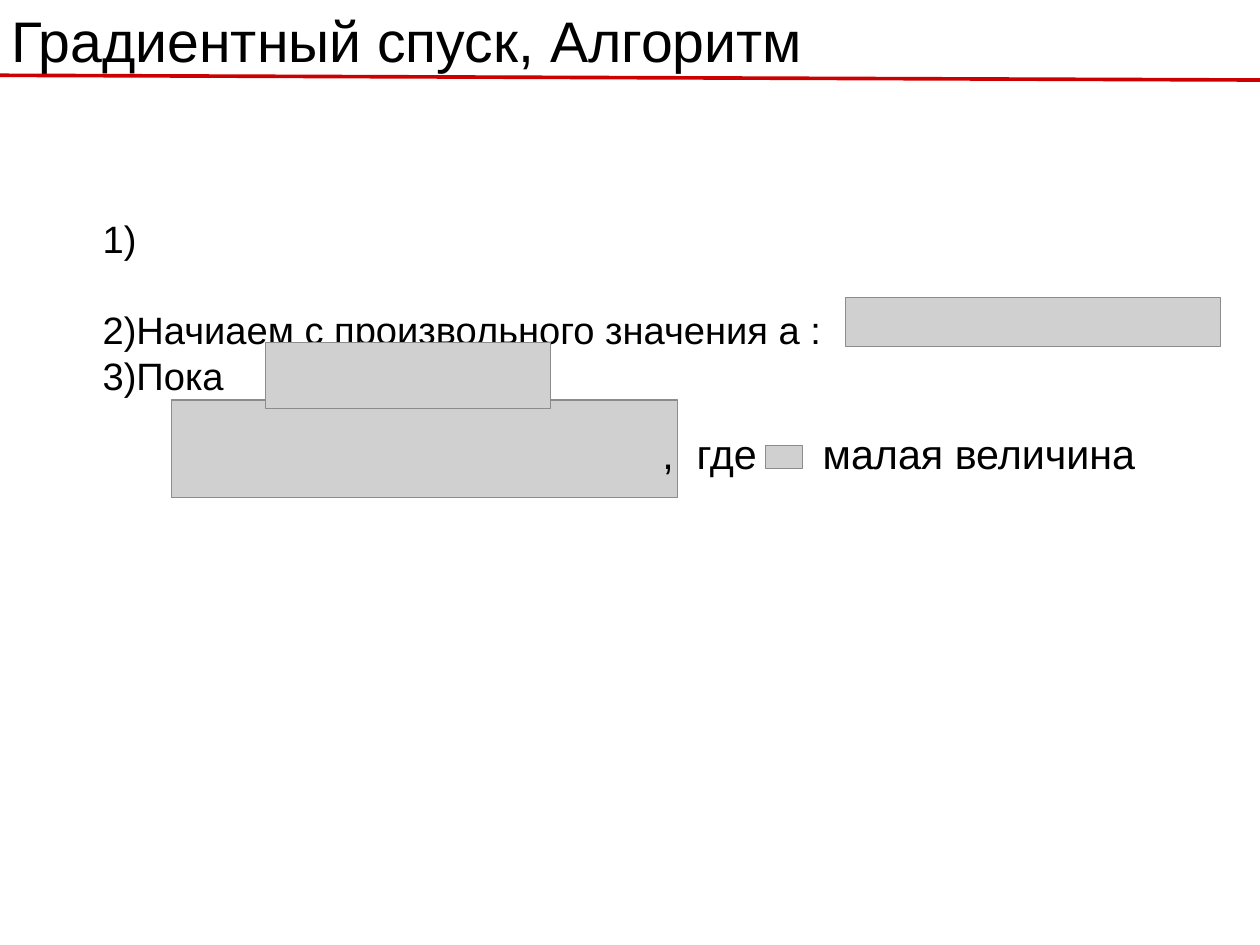
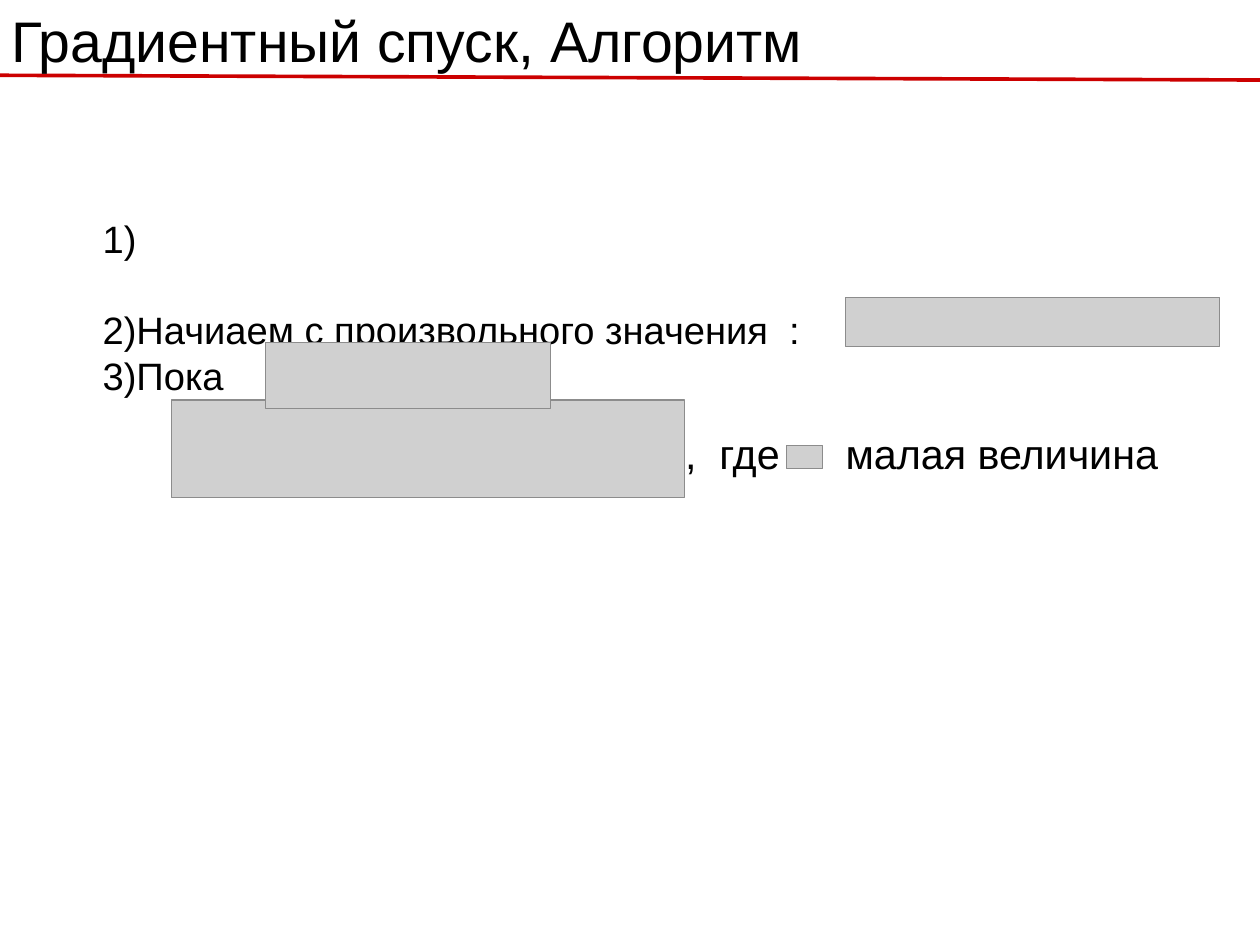
Before and after one commit to rykachevskiy/239, a slide deck: slide 13 of 1/1.1 Линейная регрессия, градиентный спуск.odp. Drawn at 1260x945 pixels with LibreOffice and Linux fonts; fonts in the diff are those of the drawing; grey boxes stand for pictures. Boxes give left, top, right and bottom in pixels: in the first picture for what was removed or moved away, otherwise in the second. Text is boxed around its words. In the diff, an @@ line names an element or a change of style, - is before the commit and + after.

```diff
--- a/1/1.1 Линейная регрессия, градиентный спуск.odp
+++ b/1/1.1 Линейная регрессия, градиентный спуск.odp
@@ text at bbox=[103, 316, 768, 352]: text changed @@
-1) Начиаем с произвольного значения а :
+1) Начиаем с произвольного значения :
@@ picture: place and size @@
-picture at bbox=[172, 400, 678, 497]
+picture at bbox=[172, 400, 685, 497]
@@ text ", где": place and size @@
-text ", где" at bbox=[697, 446, 757, 477]
+text ", где" at bbox=[719, 446, 779, 477]
@@ picture: place and size @@
-picture at bbox=[766, 446, 803, 469]
+picture at bbox=[787, 446, 823, 469]
@@ text "малая величина": place and size @@
-text "малая величина" at bbox=[823, 446, 1135, 470]
+text "малая величина" at bbox=[846, 446, 1158, 470]
```
Also in this commit, not shown: 4 other slides changed, 4 slides added, 1 other file.
